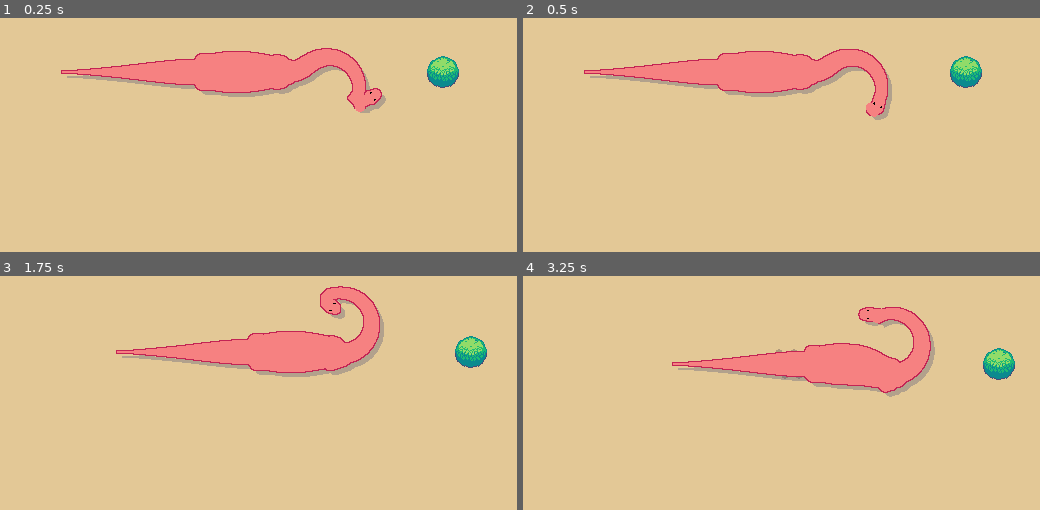
Above: before the commit, frames 1-4 (two rows, left to right).
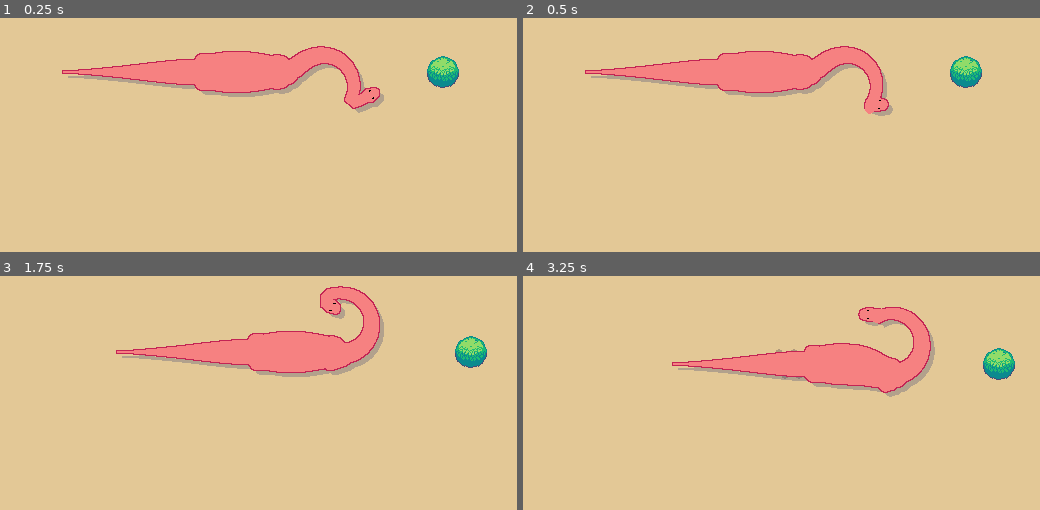
Above: after the commit, the same moments.

Repository: jentaruno/menchie
Game: Godot game, scene res://scenes/main.tscn
Two runs of this game, one before a commit and one after it. Both use one fixed random seed, a clock stepped at 60 frames per second and the inputs below.
Inputs (mouse positions are in pixels of both pictures, inside the frame that each line leads up to):
- Up to frame 1 (0.25 s): no input
- Up to frame 2 (0.5 s): no input
- Up to frame 3 (1.75 s): move the mouse to (429, 311) at 0.52 s; hold Right (move_right) 0.53-1.28 s; click (429, 311) at 0.67 s; move the mouse to (160, 348) at 1.27 s; hold Down (move_down) from 1.28 s (still down)
- Up to frame 4 (3.25 s): move the mouse to (outside the picture) at 2.02 s; release Down (move_down) at 2.03 s; hold Right (move_right) 2.03-2.78 s; move the mouse to (776, 402) at 2.77 s; hold Up (move_up) from 2.78 s (still down); click (776, 402) at 2.92 s

The runs differ from the first frame. In frame 1, 1.2% of the frame differs, in the area x 11-75%, y 11-41%; in frame 2, 1.2%, in the area x 11-72%, y 11-44%; in frame 3, less than 0.1%; in frame 4, less than 0.1%.

Commit message:
set growth on ready + more flexible api

Diff:
--- a/player/growth/growth_manager.gd
+++ b/player/growth/growth_manager.gd
@@ -13,9 +13,16 @@
 const max_level: int = 999
 var curr_level: int = 1
 
-func grow(level_amt: int = 1) -> void:
-	curr_level += level_amt
+func _ready() -> void:
+	grow_to(curr_level)
+
+func grow_to(level) -> void:
+	curr_level = level
 	var x = float(curr_level) / max_level
 	body.grow_to(body_length.sample(x))
 	neck.grow_to(neck_length.sample(x))
 	tail.grow_to(tail_length.sample(x))
+
+func grow(level_amt: int = 1) -> void:
+	curr_level += level_amt
+	grow_to(curr_level)
